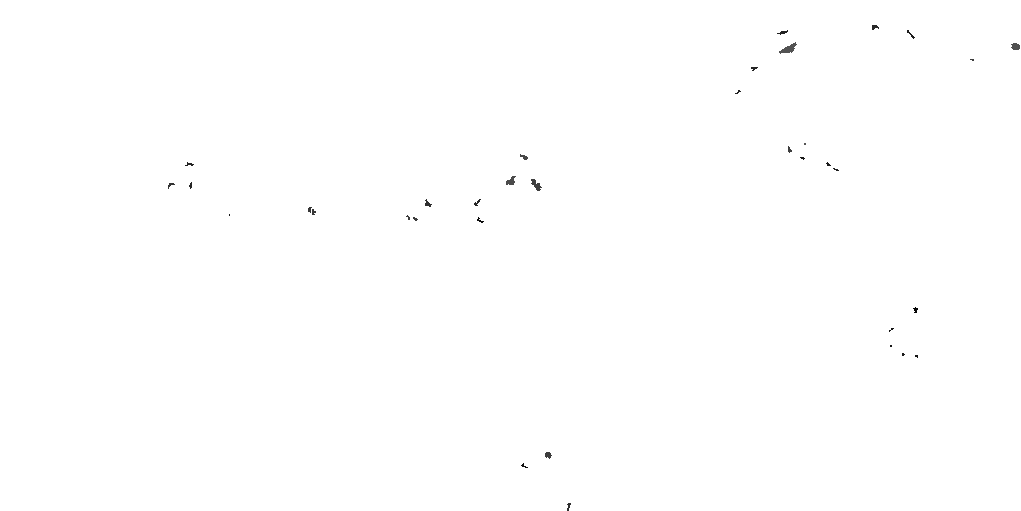
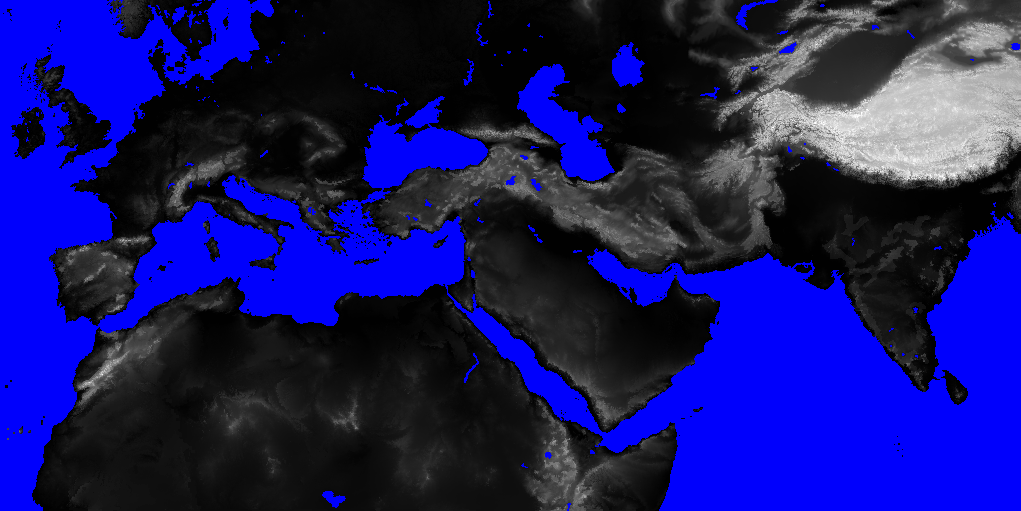
Comparing the layer stacks of the two 1021 × 511 images. Changes:
showed "map_heights", painted on it over [0,0,1021,511]
hid "map_heights_lakes" over [0,0,1021,511]
showed "map_ground_types" over [0,0,1021,511]
